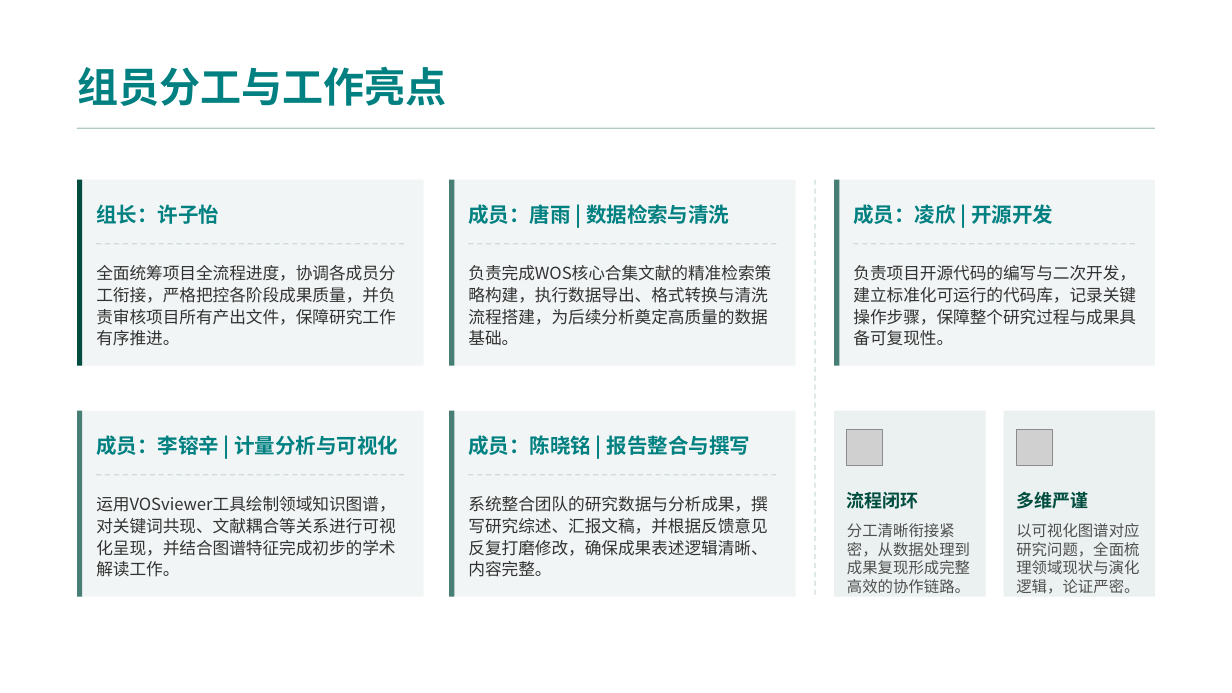
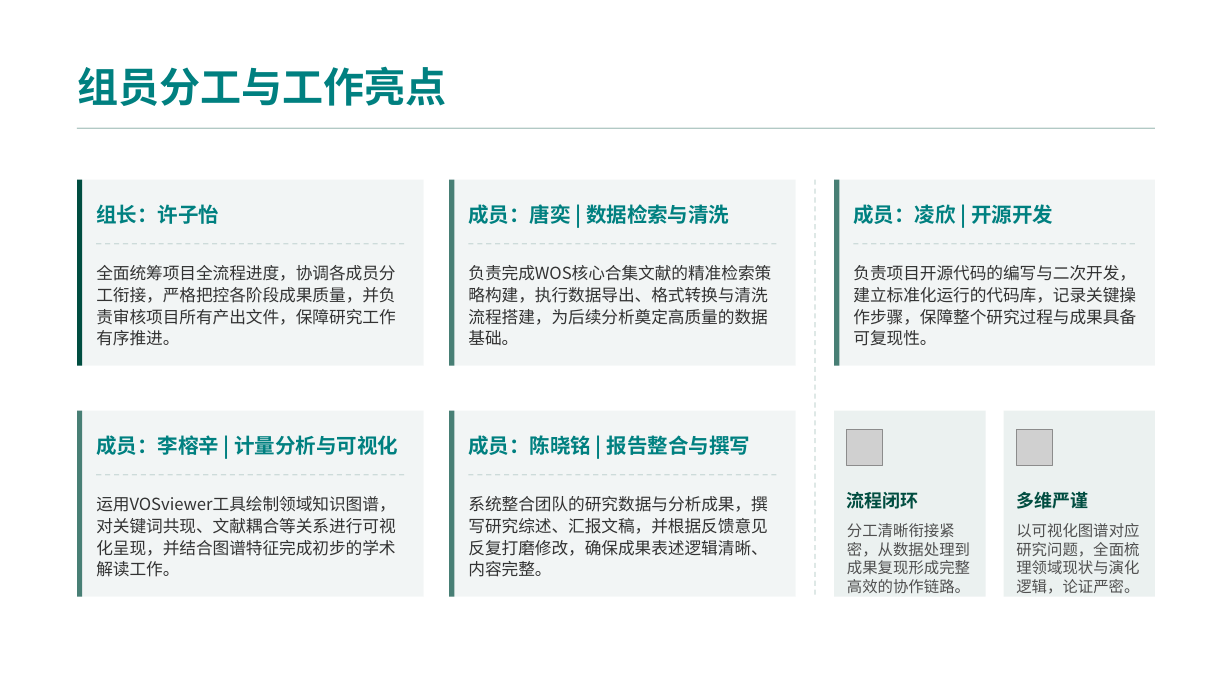
Before and after one commit to xzy11239/bibliometrics-project, a slide deck: slide 16 of presentation/人工智能辅助诊断的文献计量与知识图谱研究.pptx (slide 14 before the commit). Drawn at 1232x693 pixels with LibreOffice and Linux fonts; fonts in the diff are those of the drawing; grey boxes stand for pictures. Boxes give left, top, right and bottom in pixels: in the first picture for what was removed or moved away, otherwise in the second. Text is boxed around its words. In the diff, an @@ line names an element or a change of style, - is before the commit and + after.

```diff
--- a/presentation/人工智能辅助诊断的文献计量与知识图谱研究.pptx
+++ b/presentation/人工智能辅助诊断的文献计量与知识图谱研究.pptx
@@ text at [468, 204, 729, 224]: text changed @@
-成员：唐雨 | 数据检索与清洗
+成员：唐奕 | 数据检索与清洗
@@ text at [853, 265, 1136, 346]: text changed @@
-负责项目开源代码的编写与二次开发，建立标准化可运行的代码库，记录关键操作步骤，保障整个研究过程与成果具备可复现性。
+负责项目开源代码的编写与二次开发，建立标准化运行的代码库，记录关键操作步骤，保障整个研究过程与成果具备可复现性。
@@ text at [96, 435, 398, 455]: text changed @@
-成员：李镕辛 | 计量分析与可视化
+成员：李榕辛 | 计量分析与可视化
@@ rounded rectangle "以可视化图谱对应研究问题，全面梳理领域现状与演化逻辑，论证严密。": place and size @@
-rounded rectangle "以可视化图谱对应研究问题，全面梳理领域现状与演化逻辑，论证严密。" at [1016, 523, 1139, 594]
+rounded rectangle "以可视化图谱对应研究问题，全面梳理领域现状与演化逻辑，论证严密。" at [1017, 526, 1145, 590]
```
Also in this commit, not shown: 11 other slides changed, 4 slides added, 2 slides removed.
